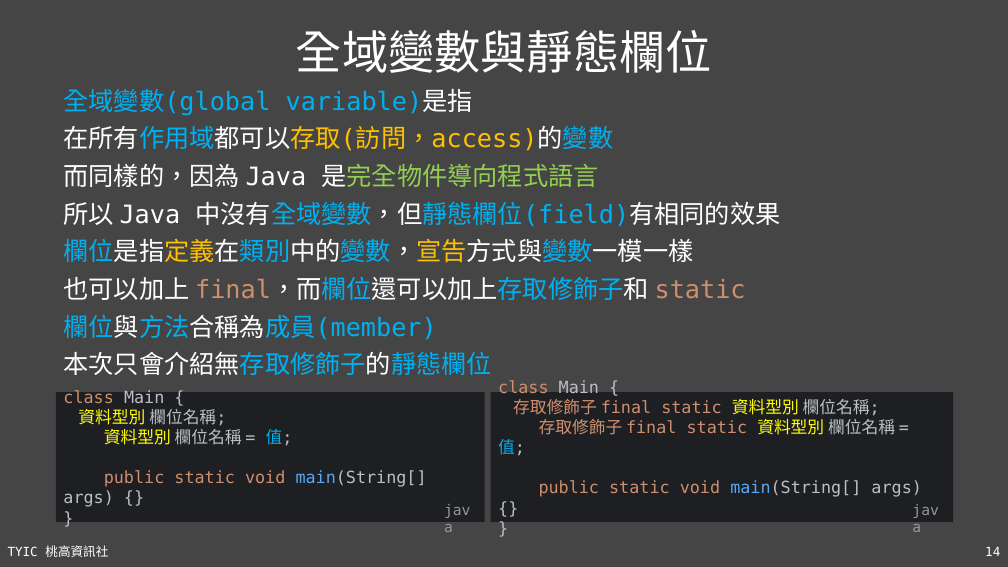
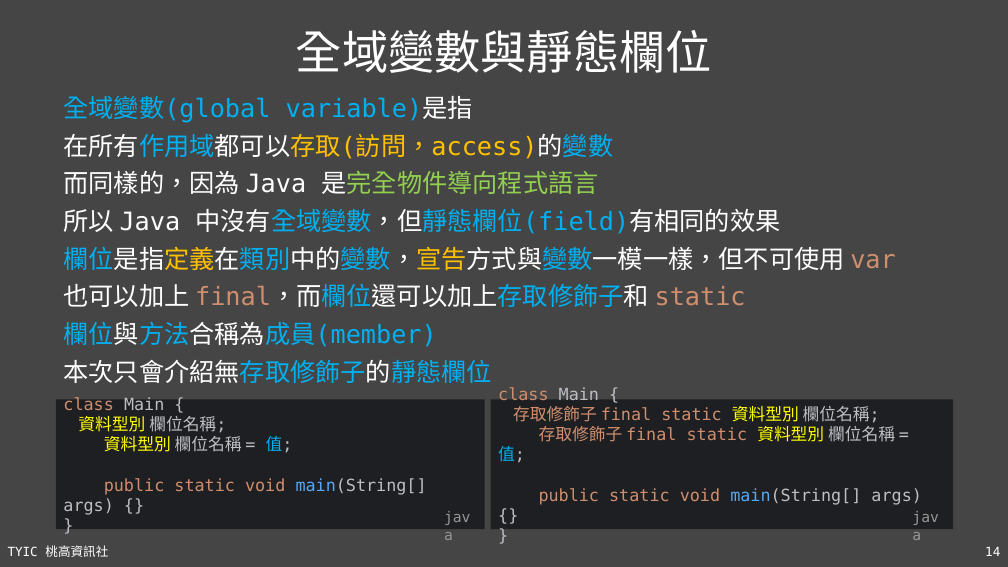
Before and after one commit to TYSHIC/slides, a slide deck: slide 14 of ppt/07_靜態成員.pptx. Drawn at 1008x567 pixels with LibreOffice and Linux fonts; fonts in the diff are those of the drawing. Boxes give left, top, right and bottom in pixels: in the first picture for what was removed or moved away, otherwise in the second. Text is boxed around its words. In the diff, an @@ line names an element or a change of style, - is before the commit and + after.

```diff
--- a/ppt/07_靜態成員.pptx
+++ b/ppt/07_靜態成員.pptx
@@ 3 texts, 2 rectangles: place and size @@
-3 texts, 2 rectangles at <box>56,89,954,523</box>
+3 texts, 2 rectangles at <box>56,96,954,530</box>
@@ text at <box>64,247,896,271</box>: text changed @@
-欄位是指定義在類別中的變數，宣告方式與變數一模一樣
+欄位是指定義在類別中的變數，宣告方式與變數一模一樣，但不可使用 var
```
Also in this commit, not shown: 3 other files.
